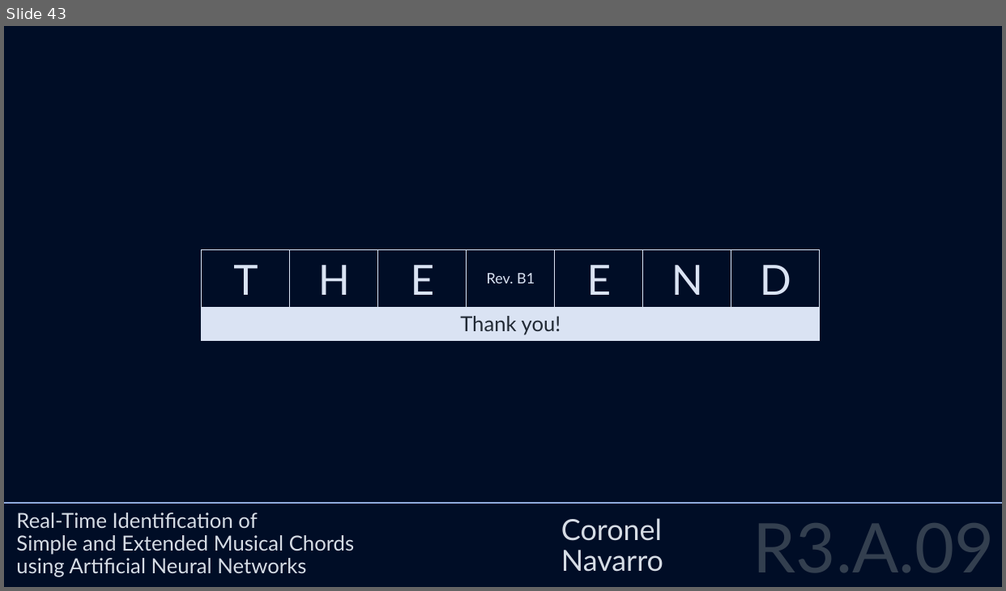
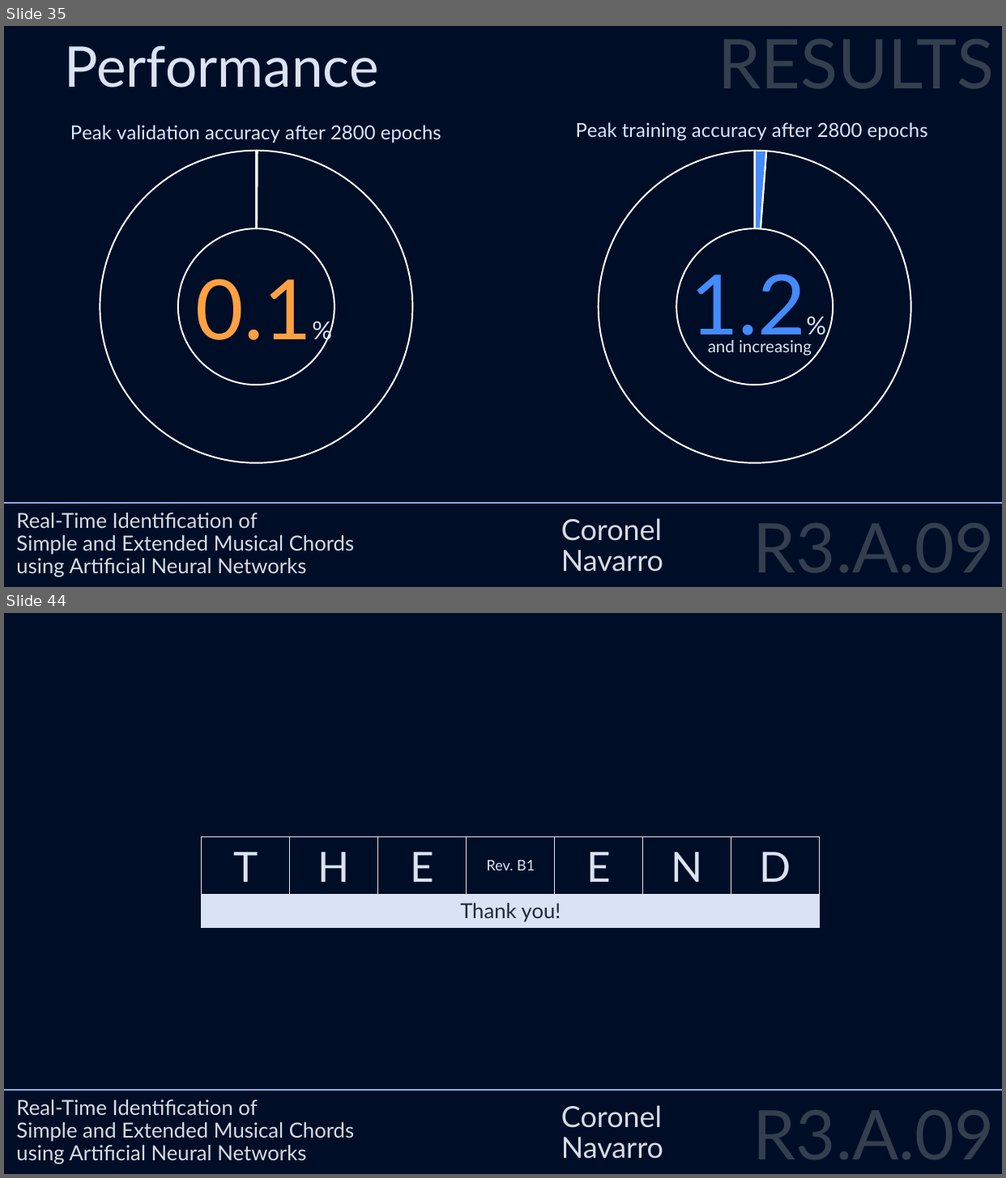
Before and after one commit to visaural/R2_B09_Chord_Identification, a slide deck: presentations/6/q1_oral_defense/r3_a09_q1_oral_defense.pptx. Shown one above the other, each under a label of ours: slide 43 before the commit, slides 35 and 44 after it; the slides between them are not shown. The pictures are 1006x591 and 1006x1178 pixels, drawn with LibreOffice and Linux fonts; fonts in the diff are those of the drawing. Boxes give left, top, right and bottom in pixels: in the first picture for what was removed or moved away, otherwise in the second. Text is boxed around its words. In the diff, an @@ line names an element or a change of style, - is before the commit and + after.

```diff
--- a/presentations/6/q1_oral_defense/r3_a09_q1_oral_defense.pptx
+++ b/presentations/6/q1_oral_defense/r3_a09_q1_oral_defense.pptx
@@ slide 35 added at [4,26,1002,587], background #000D26 @@
@@ text added at [64,45,378,88], 54 pt, text #DAE3F3 @@
+Performance
@@ text added at [718,39,994,88], 66 pt, text #333F50 @@
+RESULTS
@@ doughnut chart added at [4,103,536,476] @@
+title "Peak validation accuracy after 2800 epochs "
+categories: 1, 2, 3, 4
+Series 1: 0, 100, 0, 0
@@ doughnut chart added at [474,103,1002,476] @@
+title "Peak training accuracy after 2800 epochs  "
+categories: 1, 2
+Series 1: 1, 99
@@ text added at [690,263,806,349], 80 pt, text #438BFF @@
+1.2%
@@ text added at [196,279,312,340], 80 pt, text #FFA143 @@
+0.1%
@@ text added at [708,340,812,356], 16 pt, text #DAE3F3 @@
+and increasing
@@ line added from (4, 503) to (1002, 503), #8FAADC 1.5 pt @@
@@ text added at [16,513,354,578], 20 pt, text #D6DCE5 @@
+Real-Time Identification of
+Simple and Extended Musical Chords
+using Artificial Neural Networks
@@ text added at [561,518,663,572], 28 pt, text #D6DCE5 @@
+Coronel
+Navarro
@@ subtitle added at [753,523,995,573], 66 pt, text #333F50 @@
+R3.A.09
@@ what was slide 43 is now slide 44 @@
```
Also in this commit, not shown: 10 slides changed, 2 other files.
